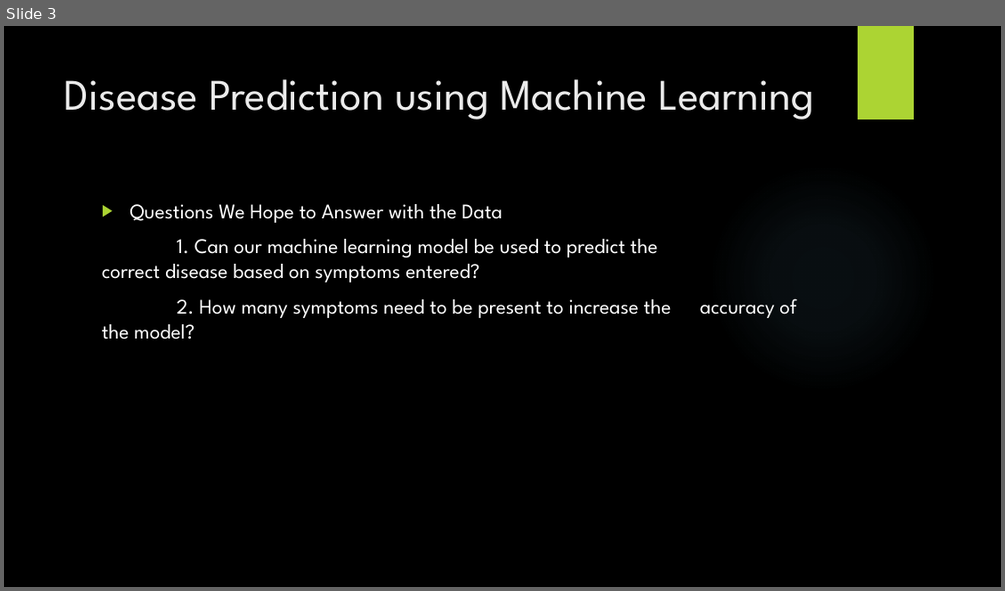
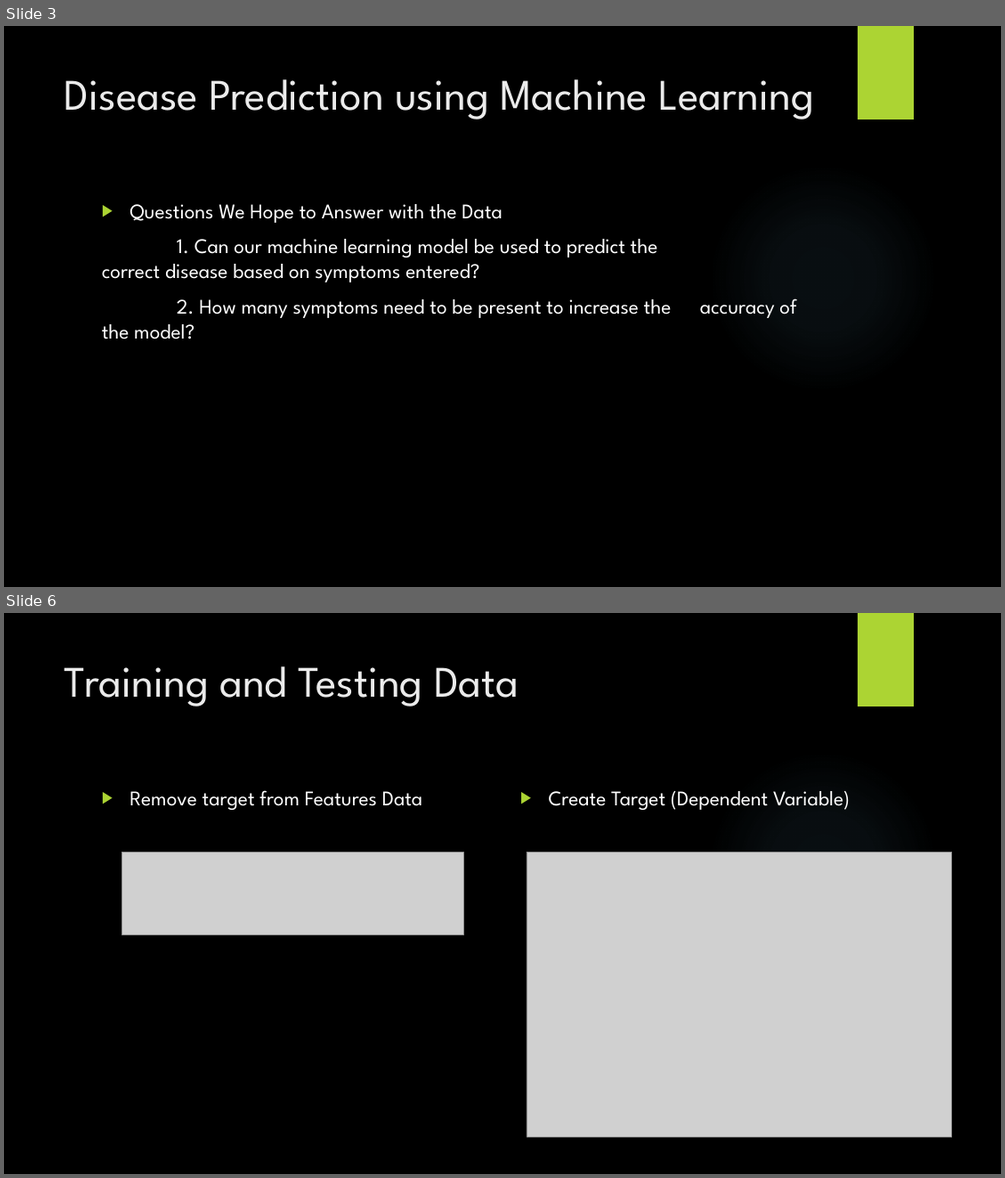
Before and after one commit to johnsetzer3/Disease_Prediction, a slide deck: Team_Code Blue Final Project.pptx. Shown one above the other, each under a label of ours: slide 3 before the commit, slides 3 and 6 after it; the slides between them are not shown. The pictures are 1005x591 and 1005x1178 pixels, drawn with LibreOffice and Linux fonts; fonts in the diff are those of the drawing; grey boxes stand for pictures; background and template pictures are left out. Boxes give left, top, right and bottom in pixels: in the first picture for what was removed or moved away, otherwise in the second. Text is boxed around its words. In the diff, an @@ line names an element or a change of style, - is before the commit and + after.

```diff
--- a/Team_Code Blue Final Project.pptx
+++ b/Team_Code Blue Final Project.pptx
@@ slide 6 added at <box>4,613,1001,1174</box>, background picture (left out); not listed: 2 template elements that a slide beside it also shows @@
@@ title added at <box>65,666,518,706</box>, 42 pt, text #EBEBEB @@
+Training and Testing Data
@@ text added at <box>129,790,423,810</box>, 20 pt, text #FFFFFF @@
+▶ Remove target from Features Data
@@ text added at <box>549,791,850,810</box>, 20 pt, text #FFFFFF @@
+▶ Create Target (Dependent Variable)
@@ picture added at <box>122,852,463,934</box> @@
@@ picture added at <box>526,852,952,1136</box> @@
```
Also in this commit, not shown: 3 slides changed, 15 other slides added, 1 other file.
